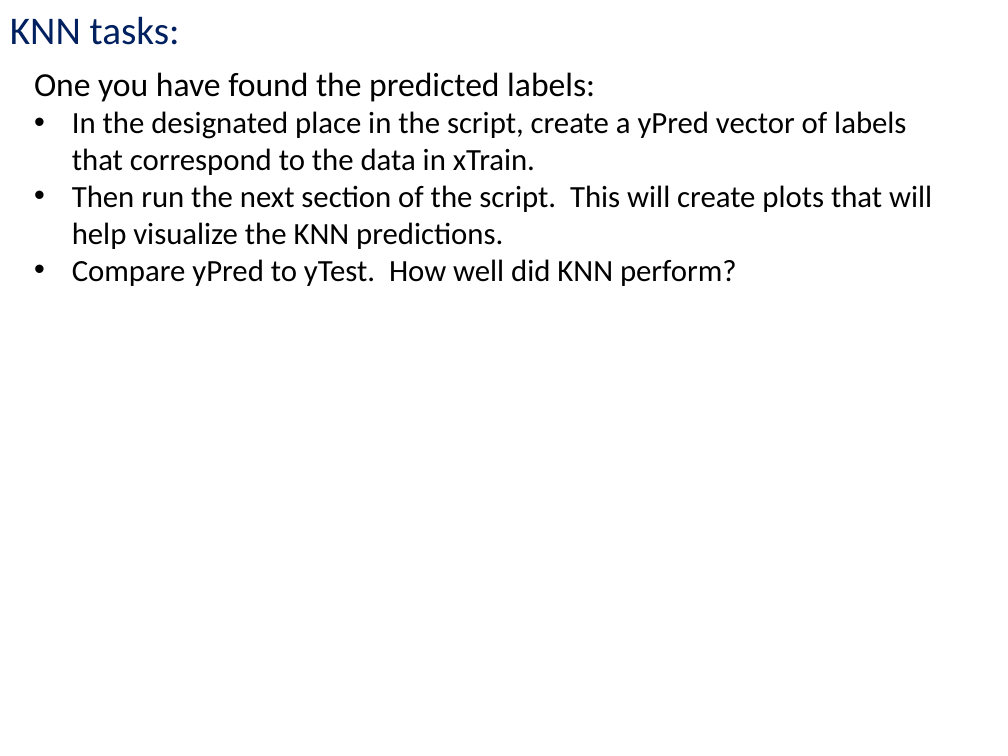
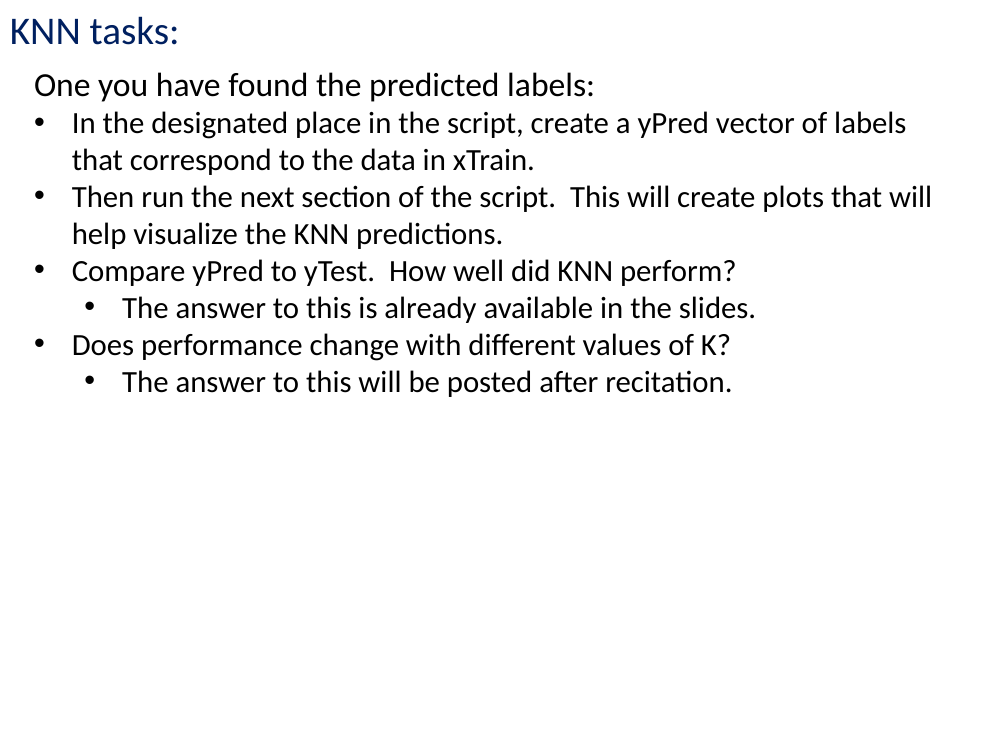
Before and after one commit to kc13/CS1675, a slide deck: slide 9 of cs1675_rec5_sept28.pptx. Drawn at 1008x756 pixels with LibreOffice and Linux fonts; fonts in the diff are those of the drawing. Boxes give left, top, right and bottom in pixels: in the first picture for what was removed or moved away, otherwise in the second. Text is boxed around its words. In the diff, an @@ line names an element or a change of style, - is before the commit and + after.

```diff
--- a/cs1675_rec5_sept28.pptx
+++ b/cs1675_rec5_sept28.pptx
@@ text at (72,296,756,397): paragraphs added @@
+  • The answer to this is already available in the slides.
+• Does performance change with different values of K?
+  • The answer to this will be posted after recitation.
```
Also in this commit, not shown: 1 other slide changed.
